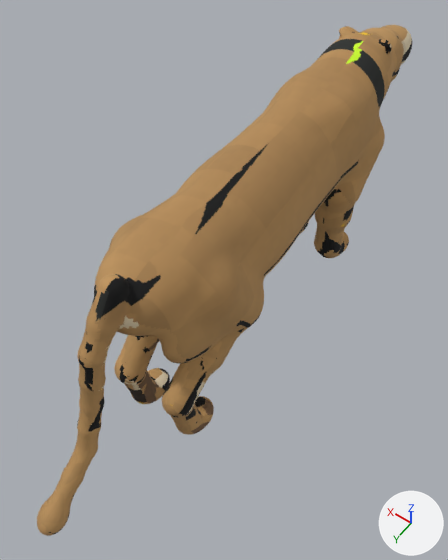
Before and after pictures for a commit that changed the glTF model reference/models/bohemia/own_body/american_lion.glb.
One viewpoint serves both versions: a 50 mm camera at (-39.2, 62.5, 107.4) aimed at (0.7, 6.6, 19.7). Lighting does not change. The marker at lower right points along +X, +Y and +Z. The older version comes first. Vertices at exactly the same position are counted once.

The first picture shows 'american_lion'.
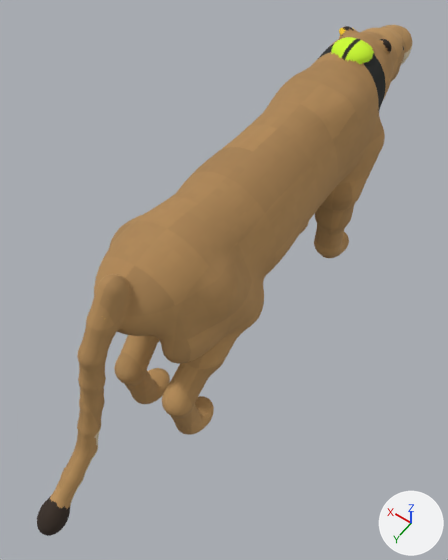
The change, as a diff of the scene's bpy script:
```diff
--- a/reference/models/bohemia/own_body/american_lion.glb.py
+++ b/reference/models/bohemia/own_body/american_lion.glb.py
@@ me_american_lion @@
 # used by ob_american_lion; location = (0.0, 0.0, 0.0)
-me_american_lion.from_pydata(...)  # 45136 vertices, 90268 faces; spans x -11.0..11.0, y -55.8..55.8, z -0.4..47.0
+me_american_lion.from_pydata(...)  # 45224 vertices, 90444 faces; spans x -11.0..11.0, y -55.8..55.8, z -0.4..47.6
+# me_american_lion part 1: 40 vertices moved from x -3.7..3.4, y -34.0..-0.7, z 44.0..47.0 to x -3.7..3.6, y -34.5..-0.7, z 44.0..47.3; 217 vertices removed from x -3.8..3.7, y -34.0..-28.1, z 45.5..46.9; 305 vertices added at x -3.9..3.8, y -34.3..-27.7, z 45.5..47.6
+# me_american_lion part 2: 84205 kept faces spanning x -11.0..11.0, y -55.8..55.8, z -0.4..47.3 get new texture (UV) coordinates
 me_american_lion.materials.append(mat_coat_american_lion)
```

Location of each change, [x1, y1, x2, y2] in pixels of the pictures (448 x 560 px; the box of a moved part takes in the faces that stretch with it):
part 1 of me_american_lion, moved or reshaped: [271, 36, 376, 168] in both
part 2 of me_american_lion, surface changed: [37, 26, 412, 536] in both
